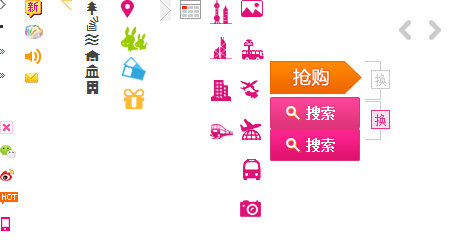
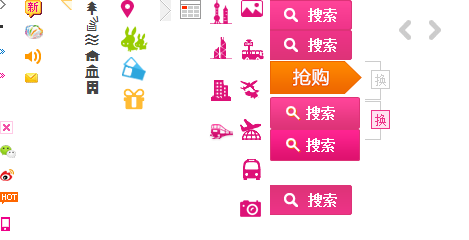
Layered file, before and after one edit (469x240). Changes by layer:
added layer "图层 84" above "图层 83" over box(270, 185, 352, 215)
added layer "图层 83" above "图层 81" over box(270, 30, 352, 60)
added layer "图层 81" above "图层 80" over box(270, 0, 352, 30)
